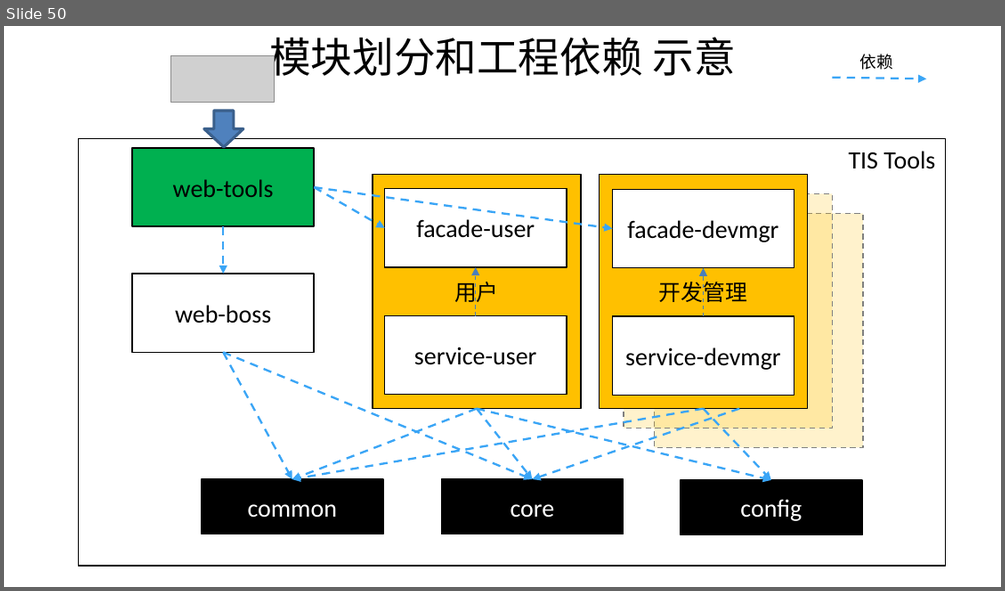
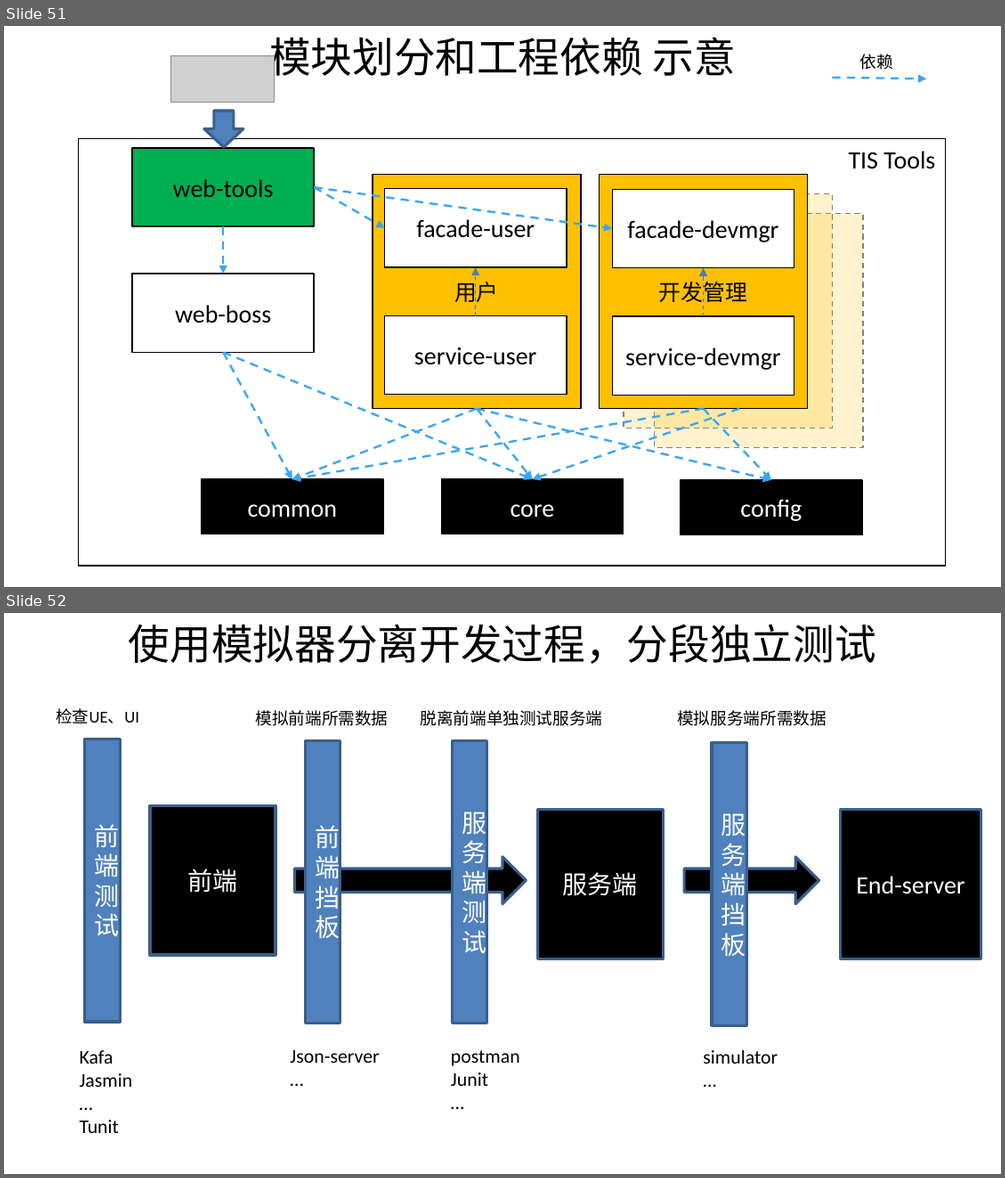
Before and after one commit to shiyunlai/tistools, a slide deck: readme/TIStools.pptx. Shown one above the other, each under a label of ours: slide 50 before the commit, slides 51 and 52 after it. The pictures are 1005x591 and 1005x1178 pixels, drawn with LibreOffice and Linux fonts; fonts in the diff are those of the drawing; grey boxes stand for pictures. Boxes give left, top, right and bottom in pixels: in the first picture for what was removed or moved away, otherwise in the second. Text is boxed around its words. In the diff, an @@ line names an element or a change of style, - is before the commit and + after.

Commit message:
记录关于分段独立测试的思考

```diff
--- a/readme/TIStools.pptx
+++ b/readme/TIStools.pptx
@@ slide 52 added at [4, 613, 1001, 1174], background #FFFFFF @@
@@ text added at [129, 624, 876, 664], 30 pt, text #000000 @@
+使用模拟器分离开发过程，分段独立测试
@@ text added at [56, 708, 139, 724], 12 pt, text #000000 @@
+检查UE、UI
@@ text added at [255, 710, 388, 726], 12 pt, text #000000 @@
+模拟前端所需数据
@@ text added at [420, 710, 602, 726], 12 pt, text #000000 @@
+脱离前端单独测试服务端
@@ text added at [677, 710, 826, 726], 12 pt, text #000000 @@
+模拟服务端所需数据
@@ rectangle added at [85, 738, 120, 1021], fill #4F81BD, outline #3A5F8C 2 pt, 18 pt, text #FFFFFF @@
+前端测试
@@ rectangle added at [305, 740, 340, 1022], fill #4F81BD, outline #3A5F8C 2 pt, 18 pt, text #FFFFFF @@
+前端挡板
@@ rectangle added at [452, 740, 486, 1022], fill #4F81BD, outline #3A5F8C 2 pt, 18 pt, text #FFFFFF @@
+服务端测试
@@ rectangle added at [712, 743, 746, 1025], fill #4F81BD, outline #3A5F8C 2 pt, 18 pt, text #FFFFFF @@
+服务端挡板
@@ rectangle added at [150, 805, 275, 955], fill #000000, outline #3A5F8C 2 pt, 18 pt, text #FFFFFF @@
+前端
@@ rectangle added at [537, 810, 663, 959], fill #000000, outline #3A5F8C 2 pt, 18 pt, text #FFFFFF @@
+服务端
@@ rectangle added at [841, 810, 982, 959], fill #000000, outline #3A5F8C 2 pt, 18 pt, text #FFFFFF @@
+End-server
@@ right arrow added at [294, 856, 526, 903], fill #000000, outline #3A5F8C 2 pt @@
@@ right arrow added at [684, 856, 818, 903], fill #000000, outline #3A5F8C 2 pt @@
@@ text added at [80, 1050, 133, 1133], 14 pt, text #000000 @@
+Kafa
+Jasmin
+…
+Tunit
@@ text added at [290, 1050, 379, 1062], 14 pt, text #000000 @@
+Json-server
+…
@@ text added at [451, 1050, 520, 1086], 14 pt, text #000000 @@
+postman
+Junit
+…
@@ text added at [703, 1050, 777, 1063], 14 pt, text #000000 @@
+simulator
+…
@@ what was slide 50 is now slide 51 @@
```
Also in this commit, not shown: 1 slide changed, 5 other slides added.
